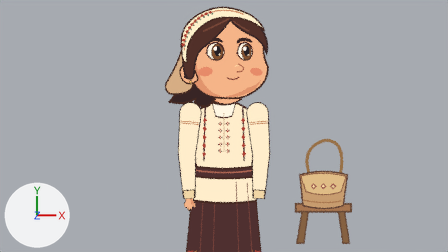
What one commit did to the Blender file experiments/cleopa-painea/scenes/mama-gest-traista.blend.
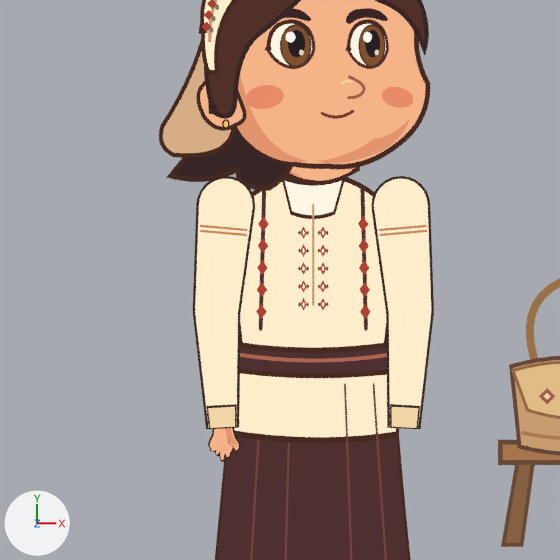
Each version is shown from the file's camera 'Orthographic camera', then close up on the part from 23% to 71% of the width and 14% to 99% of the height. Lighting does not change. The marker at lower left points along +X, +Y and +Z. The last two pictures show the newer version.

Names of what the first close-up shows: 'Mânecă · L', 'Mânecă · R', 'Palmă articulată · R', 'Traistă pentru școală', 'mother / Ears', 'mother / Eye open · L', 'mother / Eye open · R', 'mother / Face', 'mother / Front hair', 'mother / Hair silhouette', 'mother / Lower tunic and waist', 'mother / Shirt and clothing panels', 'mother / Skirt' and 5 more.
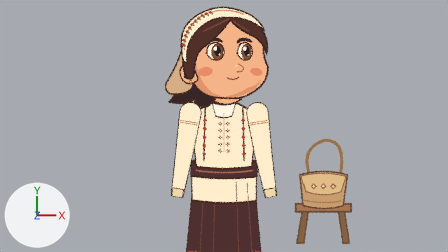
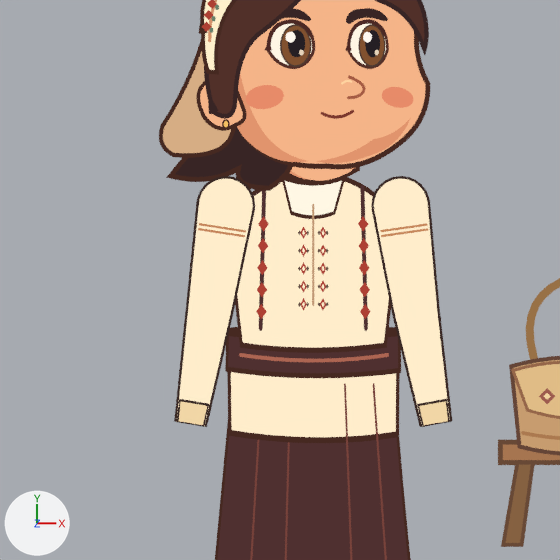
The edits, one by one:
me_palmă_articulată___r is used by ob_palmă_articulată___r; location (0.0, 1.872, 0.0); scale (1.0, 1.0, 0.5).
me_palmă_articulată___r had 604 vertices, 408 faces and spanned x -0.743..-0.514, y -0.355..-0.051, z 0.636..0.644.
me_palmă_articulată___r now has 604 vertices, 408 faces and spans x -0.182..0.131, y -0.042..0.376, z 0.0..0.008.
me_palmă_articulată___r part 1: 544 of 604 vertices moved; they spanned x -0.743..-0.514, y -0.355..-0.051, z 0.636..0.644 and now span x -0.182..0.131, y -0.042..0.376, z 0.0..0.008; mean shift (0.617, 0.482, -0.636); largest move (-0.724, -0.277, 0.637) -> (0.13, 0.286, 0.001).
Other edits to the shape of me_palmă_articulată___r do not show in these pictures.
me_mânecă___r is used by ob_mânecă___r; location (0.0, 1.872, 0.0); scale (1.0, 1.0, 0.5).
me_mânecă___r had 128 vertices, 12 faces and spanned x -0.85..-0.41, y -0.12..1.66, z 0.6..0.65.
me_mânecă___r now has 128 vertices, 12 faces and spans x -0.98..-0.41, y -0.11..1.66, z 0.6..0.65.
me_mânecă___r part 2: the loose piece of 24 vertices spanning x -0.85..-0.51, y 0.54..0.88, z 0.6 is moved by (-0.05, 0.01, 0.0).
me_mânecă___r part 3: the loose piece of 24 vertices spanning x -0.83..-0.53, y 0.56..0.86, z 0.62 is moved by (-0.05, 0.01, 0.0).
me_mânecă___r part 4: 32 of 128 vertices moved; they spanned x -0.85..-0.41, y -0.12..1.47, z 0.6..0.65 and now span x -0.98..-0.41, y -0.11..1.49, z 0.6..0.65; mean shift (-0.1, 0.01, 0.0); largest move (-0.76, -0.12, 0.6) -> (-0.98, -0.07, 0.6).
me_mânecă___l is used by ob_mânecă___l; location (0.0, 1.872, 0.0); scale (1.0, 1.0, 0.5).
me_mânecă___l had 128 vertices, 12 faces and spanned x 0.41..0.85, y -0.12..1.66, z 0.6..0.65.
me_mânecă___l now has 128 vertices, 12 faces and spans x 0.41..0.98, y -0.11..1.66, z 0.6..0.65.
me_mânecă___l part 5: the loose piece of 24 vertices spanning x 0.51..0.85, y 0.54..0.88, z 0.6 is moved by (0.04, 0.01, 0.0).
me_mânecă___l part 6: the loose piece of 24 vertices spanning x 0.53..0.83, y 0.56..0.86, z 0.62 is moved by (0.04, 0.01, 0.0).
me_mânecă___l part 7: 24 of 128 vertices moved; they spanned x 0.41..0.85, y -0.12..1.47, z 0.6..0.65 and now span x 0.41..0.98, y -0.11..1.48, z 0.6..0.65; mean shift (0.12, 0.02, 0.0); largest move (0.76, -0.12, 0.6) -> (0.98, -0.07, 0.6).
Other edits to the shape of me_mânecă___l do not show in these pictures.

Where the change shows, as pixel boxes [x1, y1, x2, y2] in the close-ups (560 x 560 px; the box of a moved part takes in the faces that stretch with it):
'Mânecă · R', reshaped (30% wider): before [193, 176, 255, 429]; after [174, 176, 255, 427]
'Mânecă · L', reshaped (28% wider): before [371, 176, 434, 429]; after [371, 176, 452, 427]
'Palmă articulată · R', reshaped (not visible afterwards): before [208, 428, 240, 462]
part 2 of me_mânecă___r, moved or reshaped: before [193, 300, 240, 322]; after [186, 298, 234, 324]
part 3 of me_mânecă___r, moved or reshaped: before [195, 290, 238, 332]; after [189, 288, 231, 330]
part 4 of me_mânecă___r, moved or reshaped: before [193, 204, 255, 429]; after [174, 204, 255, 427]
part 5 of me_mânecă___l, moved or reshaped: before [386, 301, 434, 323]; after [392, 298, 440, 322]
part 6 of me_mânecă___l, moved or reshaped: before [389, 290, 431, 332]; after [394, 288, 436, 324]
part 7 of me_mânecă___l, moved or reshaped: before [372, 203, 434, 429]; after [372, 201, 452, 427]
